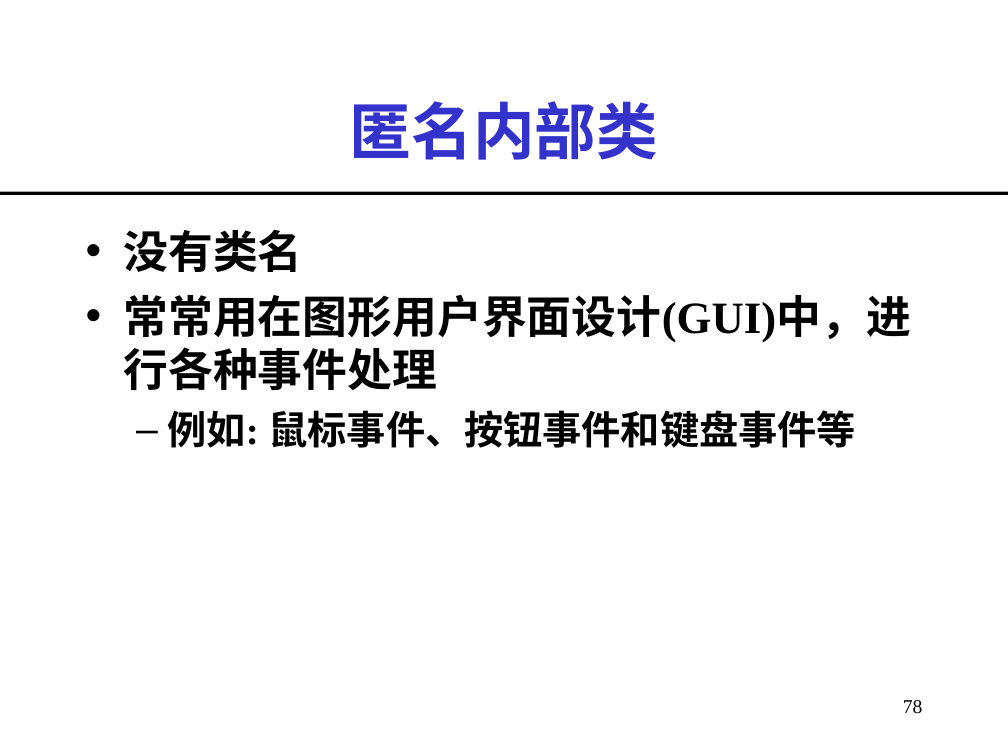
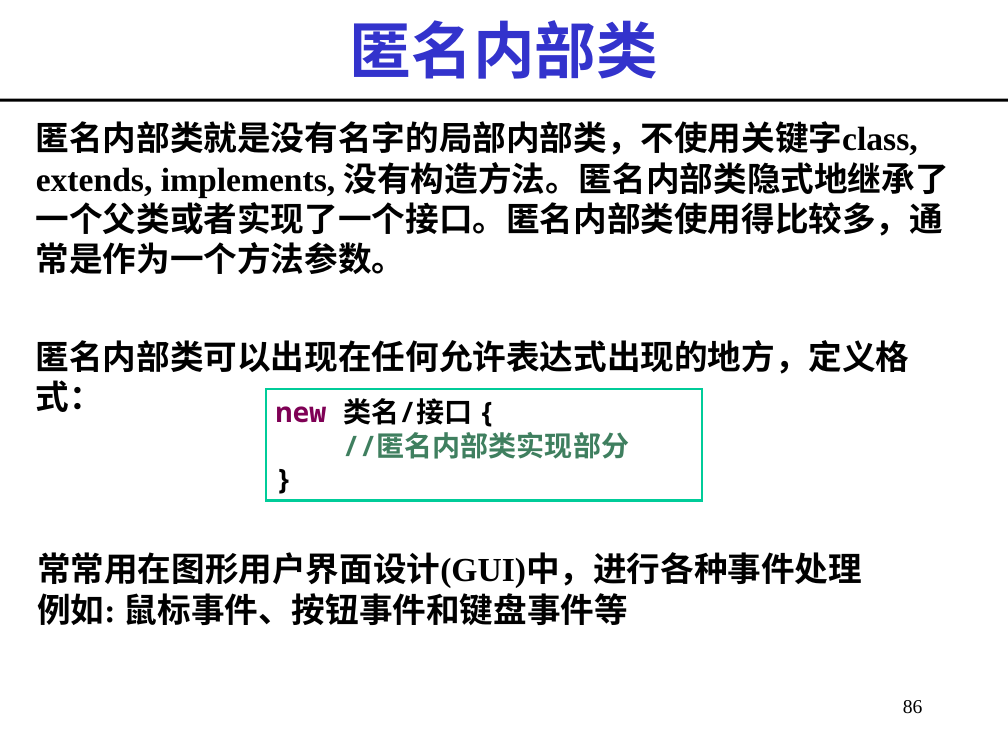
Before and after one commit to imwyw/Java, a slide deck: slide 86 of PPT/javaCh03_面向对象程序设计.ppt (slide 78 before the commit). Drawn at 1008x756 pixels with LibreOffice and Linux fonts; fonts in the diff are those of the drawing. Boxes give left, top, right and bottom in pixels: in the first picture for what was removed or moved away, otherwise in the second. Text is boxed around its words. In the diff, an @@ line names an element or a change of style, - is before the commit and + after.

```diff
--- a/PPT/javaCh03_面向对象程序设计.ppt
+++ b/PPT/javaCh03_面向对象程序设计.ppt
@@ title "匿名内部类": place and size @@
-title "匿名内部类" at box(350, 101, 658, 160)
+title "匿名内部类" at box(350, 20, 658, 79)
@@ line moved from (0, 194) - (1008, 194) to (0, 100) - (1008, 100) @@
@@ text added at box(36, 121, 949, 412), 24 pt, text #000000, bold @@
+匿名内部类就是没有名字的局部内部类，不使用关键字class, extends, implements, 没有构造方法。匿名内部类隐式地继承了一个父类或者实现了一个接口。匿名内部类使用得比较多，通常是作为一个方法参数。
+匿名内部类可以出现在任何允许表达式出现的地方，定义格式：
@@ text at box(123, 229, 302, 272): paragraph removed @@
-• 没有类名
@@ rectangle added at box(266, 389, 703, 500), outline #00CC99 1.5 pt, 20 pt, text #3F7F5F, bold @@
+new 类名/接口 {
+//匿名内部类实现部分
+}
@@ text "常常用在图形用户界面设计(GUI)中，进行各种事件处理": place and size @@
-text "常常用在图形用户界面设计(GUI)中，进行各种事件处理" at box(123, 229, 910, 448)
+text "常常用在图形用户界面设计(GUI)中，进行各种事件处理" at box(37, 552, 862, 625)
@@ text "常常用在图形用户界面设计(GUI)中，进行各种事件处理" at box(37, 552, 862, 625): size 32 to 24 pt in "常常用在图形用户界面设计(GUI)中，进行各种事件处理"; size 28 to 24 pt in "例如: 鼠标事件、按钮事件和键盘事件等"; bullet • to none; less space between paragraphs; bullet – to none; list level 2 to 1 in "例如: 鼠标事件、按钮事件和键盘事件等" @@
@@ page number at box(903, 700, 923, 714): text changed @@
-78
+86
```
Also in this commit, not shown: 5 other slides changed, 24 slides added, 13 slides removed.
